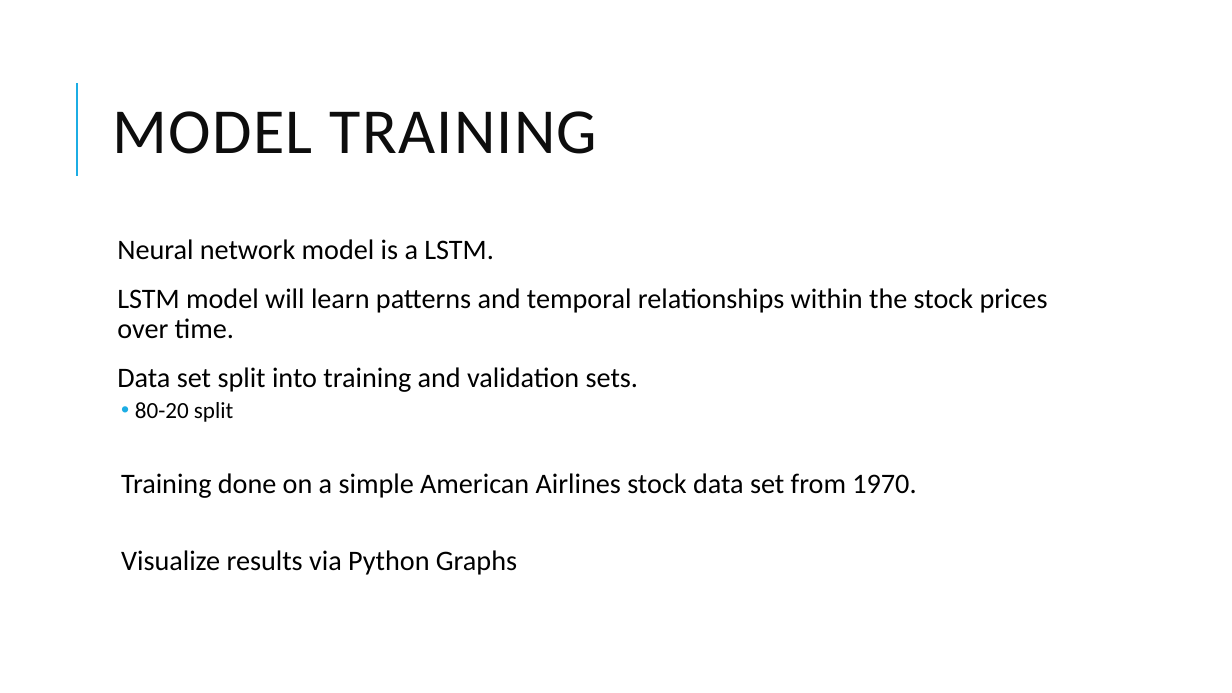
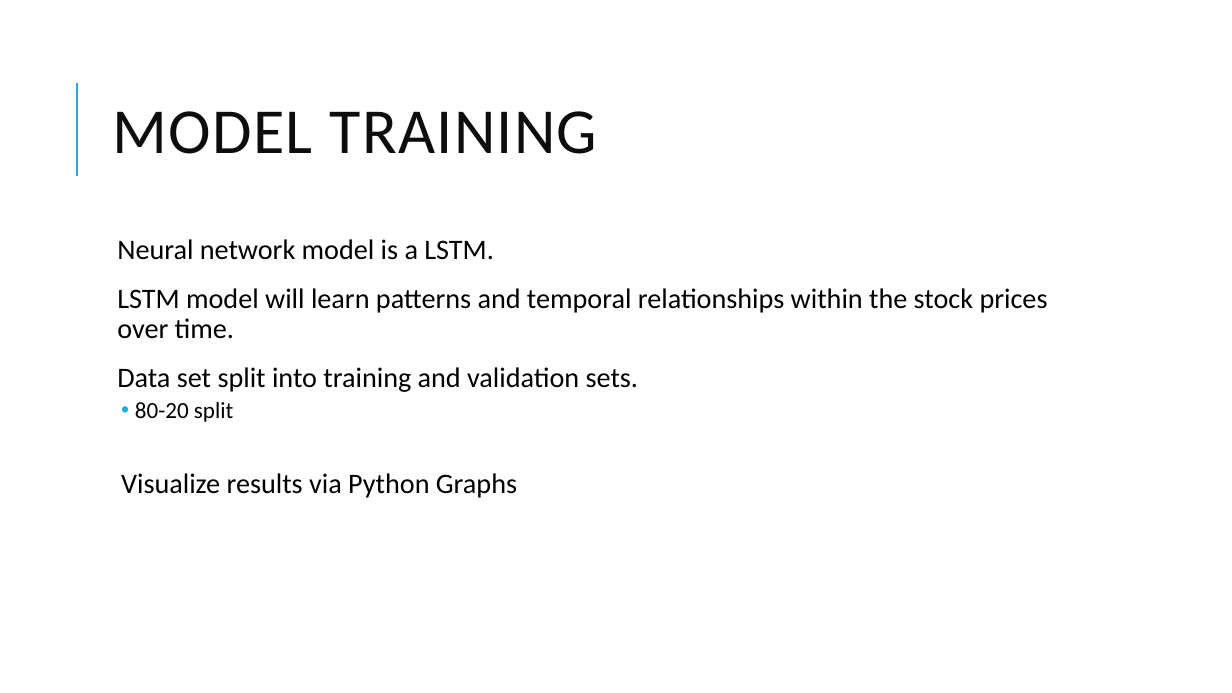
Before and after one commit to ahalex73/Stock_Market_Predictor, a slide deck: slide 8 of documentation/Final_Presentation.pptx (slide 9 before the commit). Drawn at 1232x693 pixels with LibreOffice and Linux fonts; fonts in the diff are those of the drawing. Boxes give left, top, right and bottom in pixels: in the first picture for what was removed or moved away, otherwise in the second. Text is boxed around its words. In the diff, an @@ line names an element or a change of style, - is before the commit and + after.

```diff
--- a/documentation/Final_Presentation.pptx
+++ b/documentation/Final_Presentation.pptx
@@ text at [121,473,916,498]: paragraph removed @@
-  Training done on a simple American Airlines stock data set from 1970.
```
Also in this commit, not shown: 3 other slides changed, 1 slide added, 3 slides removed, 26 other files.
